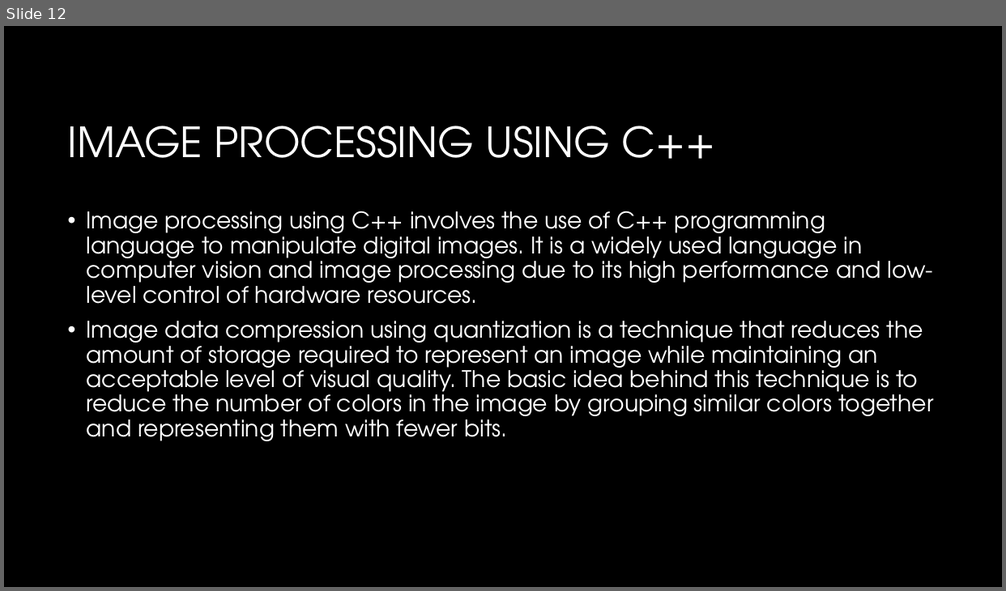
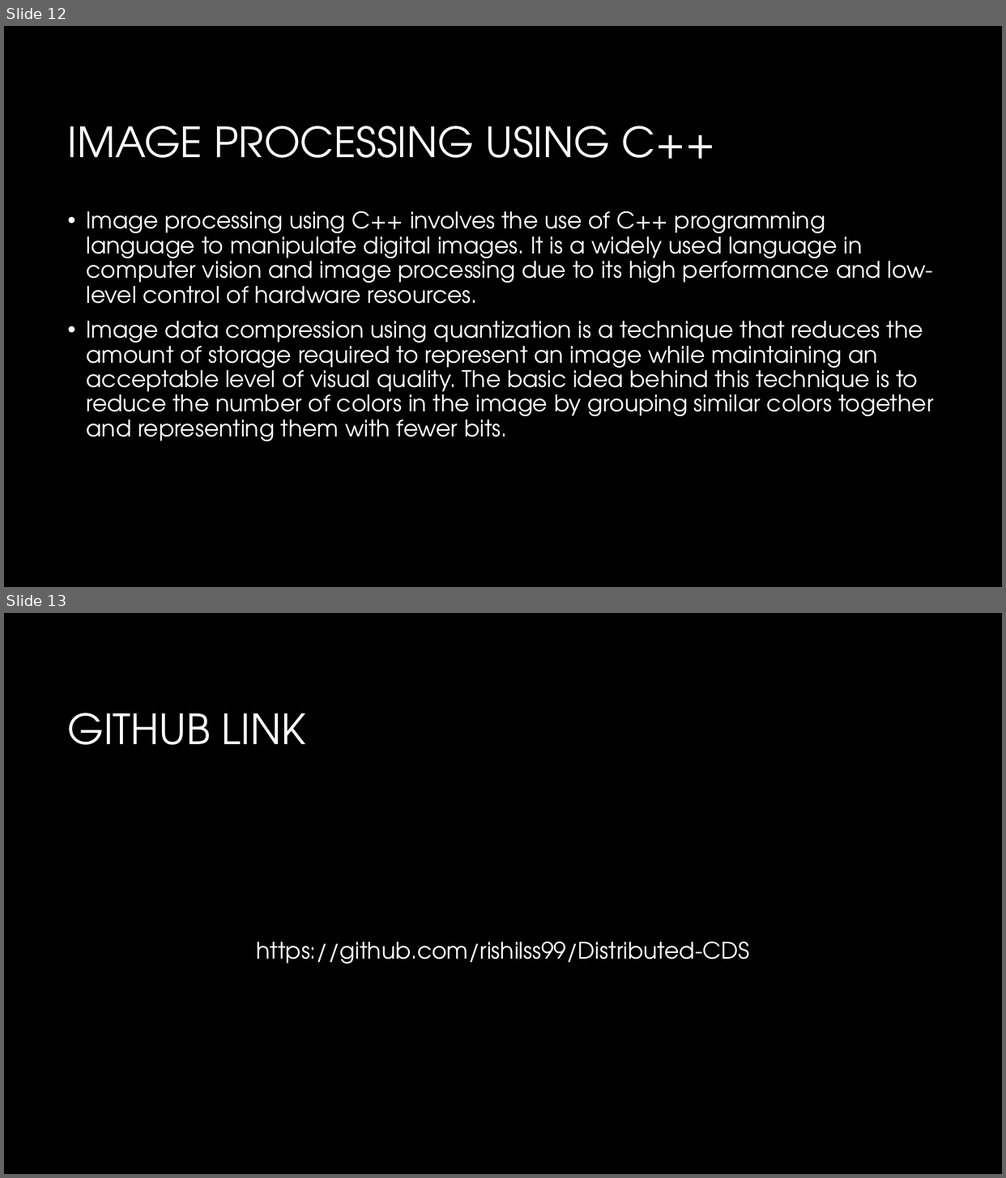
Before and after one commit to rishilss99/Distributed-CDS, a slide deck: Presentation.pptx. Shown one above the other, each under a label of ours: slide 12 before the commit, slides 12 and 13 after it. The pictures are 1006x591 and 1006x1178 pixels, drawn with LibreOffice and Linux fonts; fonts in the diff are those of the drawing; background and template pictures are left out. Boxes give left, top, right and bottom in pixels: in the first picture for what was removed or moved away, otherwise in the second. Text is boxed around its words. In the diff, an @@ line names an element or a change of style, - is before the commit and + after.

```diff
--- a/Presentation.pptx
+++ b/Presentation.pptx
@@ slide 13 added at (x1=4, y1=613, x2=1002, y2=1174), background #000000 @@
@@ title added at (x1=68, y1=713, x2=306, y2=745), 40 pt, text #FFFFFF @@
+GITHUB LINK
@@ text added at (x1=257, y1=941, x2=750, y2=964), 22 pt, text #FFFFFF @@
+https://github.com/rishilss99/Distributed-CDS
```
